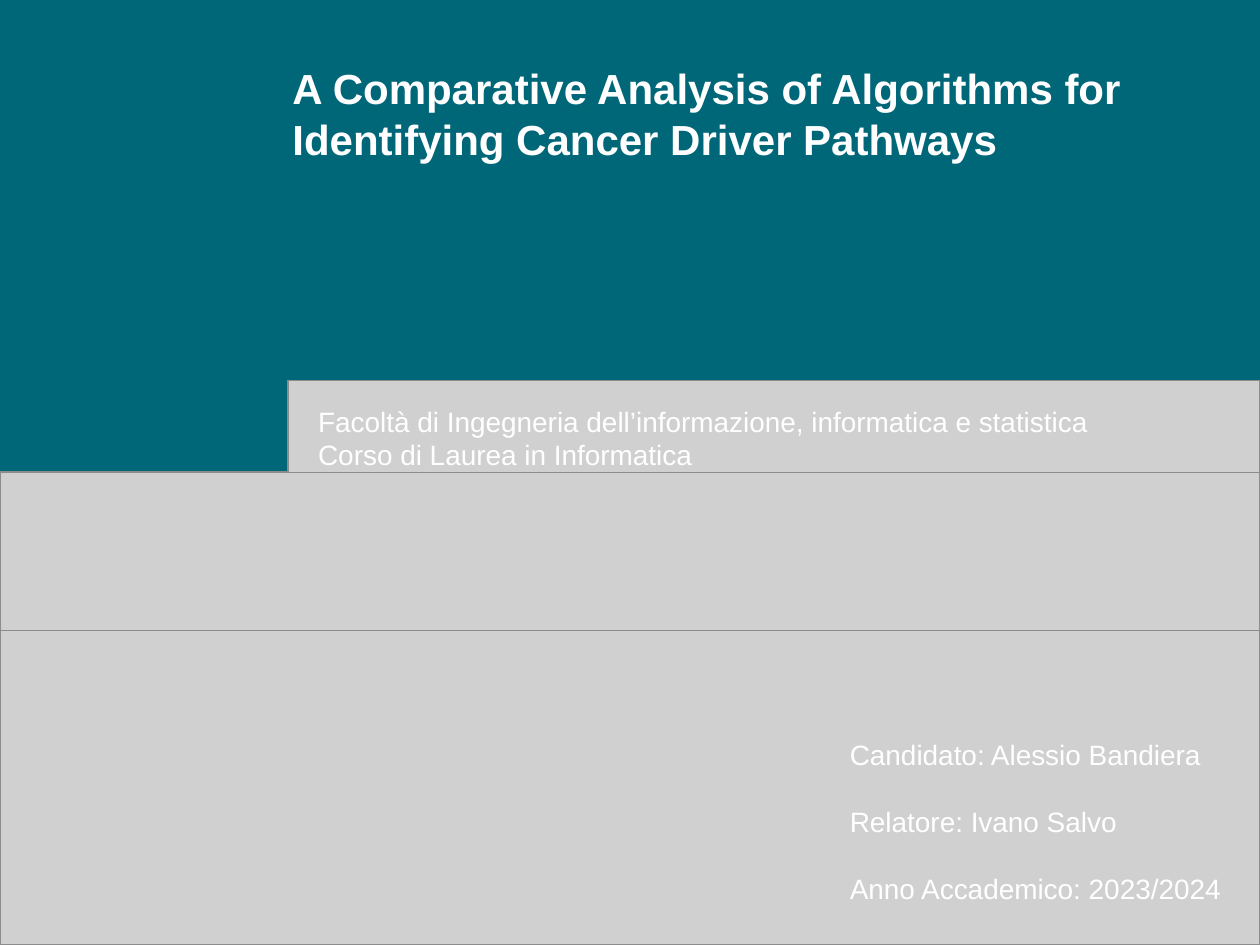
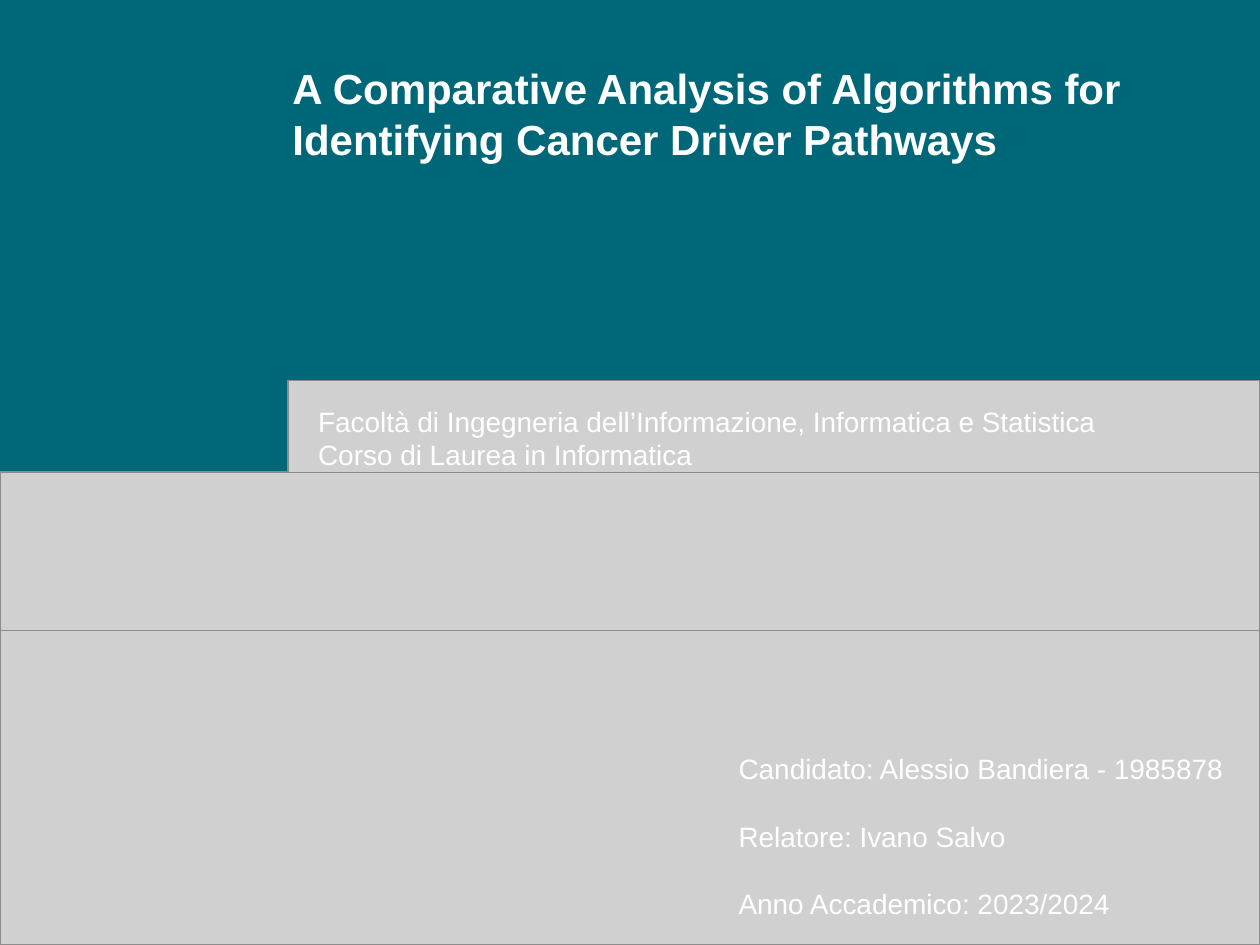
Before and after one commit to aflaag/bsc-thesis, a slide deck: slide 1 of presentation/slides.odp. Drawn at 1260x945 pixels with LibreOffice and Linux fonts; fonts in the diff are those of the drawing; grey boxes stand for pictures. Boxes give left, top, right and bottom in pixels: in the first picture for what was removed or moved away, otherwise in the second. Text is boxed around its words. In the diff, an @@ line names an element or a change of style, - is before the commit and + after.

```diff
--- a/presentation/slides.odp
+++ b/presentation/slides.odp
@@ text at (318,412,1095,437): text changed @@
-Facoltà di Ingegneria dell’informazione, informatica e statistica
+Facoltà di Ingegneria dell’Informazione, Informatica e Statistica
@@ text "Candidato: Alessio Bandiera - 1985878": place and size @@
-text "Candidato: Alessio Bandiera - 1985878" at (850,745,1221,899)
+text "Candidato: Alessio Bandiera - 1985878" at (739,759,1223,914)
@@ text at (739,759,1223,779): text changed @@
-Candidato: Alessio Bandiera
+Candidato: Alessio Bandiera - 1985878
```
Also in this commit, not shown: 46 other slides changed, 20 slides removed, 1 other file.
